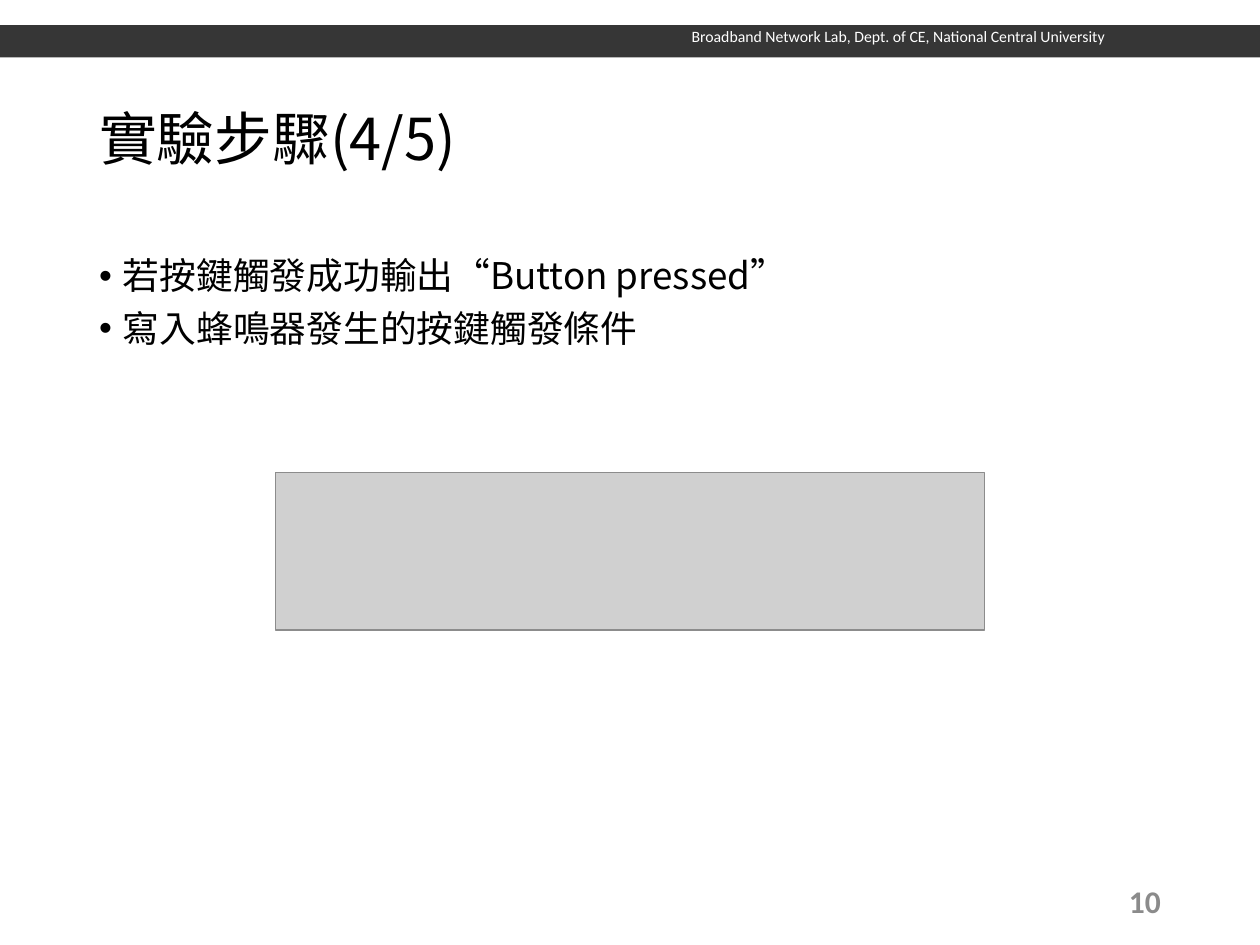
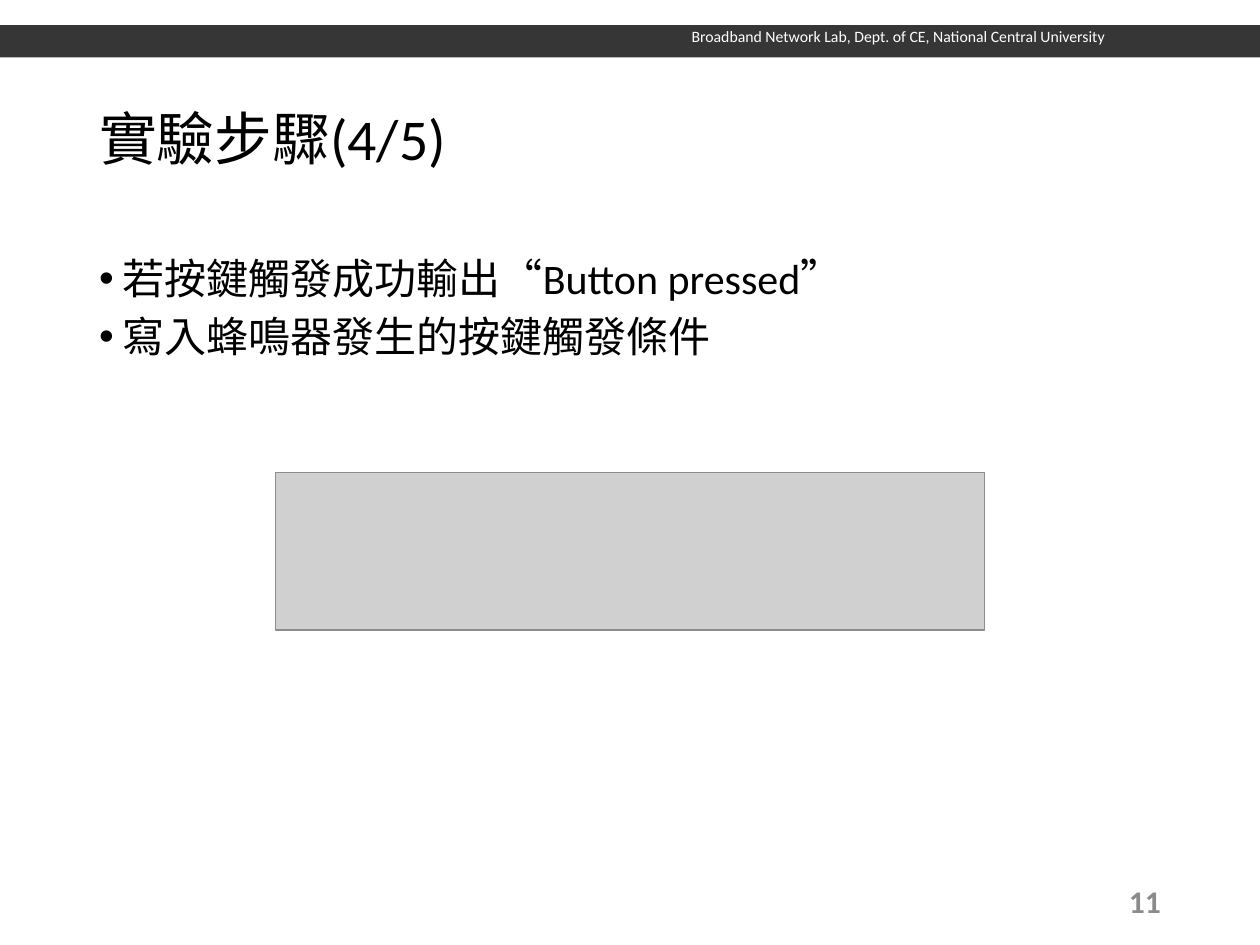
Before and after one commit to Emerler/Raspberrypi-Course, a slide deck: slide 12 of Lab2/樹莓派-電子鋼琴.pptx (slide 11 before the commit). Drawn at 1260x945 pixels with LibreOffice and Linux fonts; fonts in the diff are those of the drawing; grey boxes stand for pictures; background and template pictures are left out. Boxes give left, top, right and bottom in pixels: in the first picture for what was removed or moved away, otherwise in the second. Text is boxed around its words. In the diff, an @@ line names an element or a change of style, - is before the commit and + after.

```diff
--- a/Lab2/樹莓派-電子鋼琴.pptx
+++ b/Lab2/樹莓派-電子鋼琴.pptx
@@ title "實驗步驟(4/5)" at (99,111,446,168): font Noto Sans CJK SC to Calibri @@
@@ text "若按鍵觸發成功輸出“Button pressed”" at (123,258,843,356): size 21 to 24 pt, font Noto Sans CJK SC to Calibri @@
@@ page number at (1129,892,1161,913): text changed @@
-10
+11
```
Also in this commit, not shown: 12 other slides changed, 1 slide added, 1 other file.
